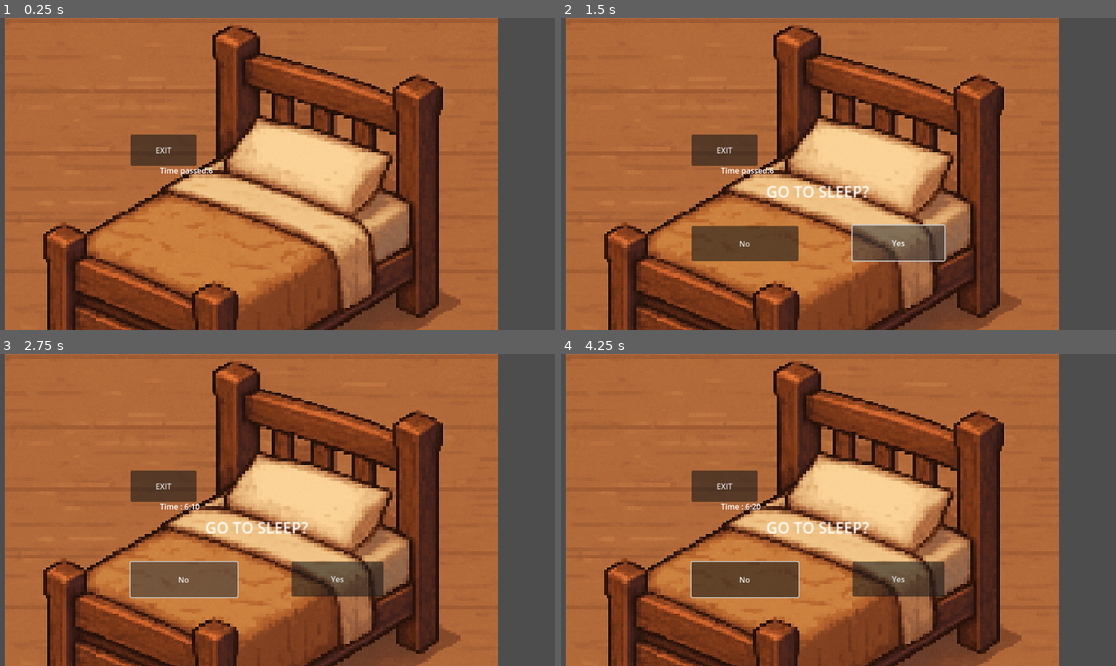
Above: before the commit, frames 1-4 (two rows, left to right).
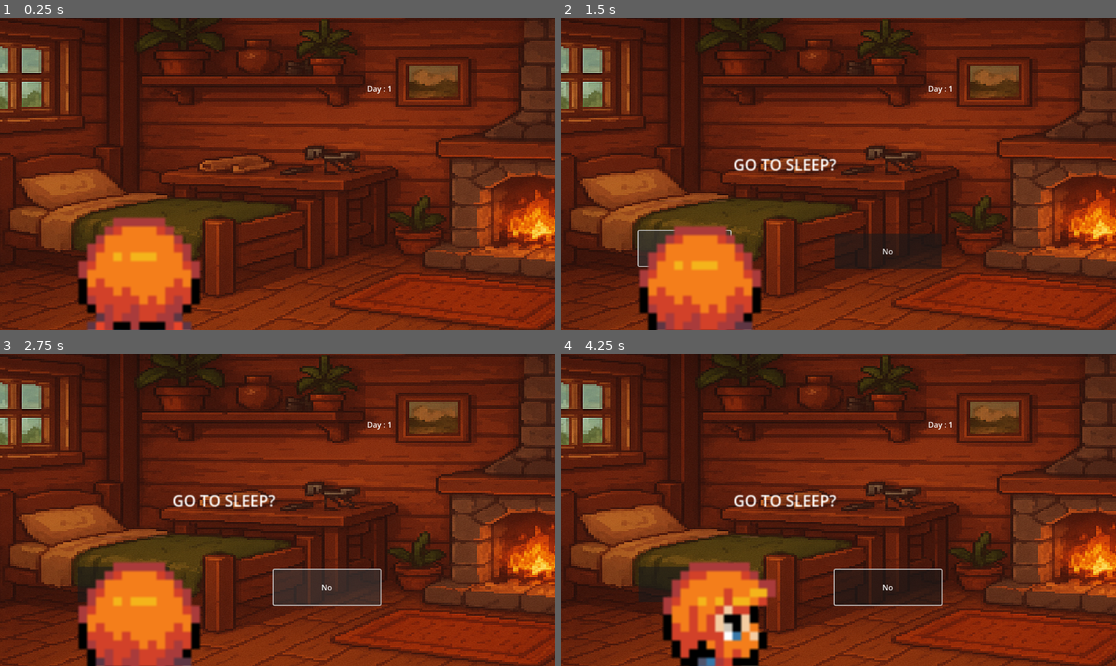
Above: after the commit, the same moments.

Repository: Anishax11/Farming-Sim
Game: Godot game, scene res://scenes/house_interior.tscn
Two runs of this game, one before a commit and one after it. Both use one fixed random seed, a clock stepped at 60 frames per second and the inputs below. This scene is started directly instead of the project's main scene.
Inputs (mouse positions are in pixels of both pictures, inside the frame that each line leads up to):
- Up to frame 1 (0.25 s): no input
- Up to frame 2 (1.5 s): drag from (805, 230) to (894, 105) at 0.52 s; click "Yes" at 1.25 s
- Up to frame 3 (2.75 s): click "No" at 2 s
- Up to frame 4 (4.25 s): drag from (727, 525) to (805, 566) at 2.77 s; move the mouse to (894, 441) at 3.52 s; hold D (Right) from 3.53 s (still down)

The runs differ from the first frame. In frame 1, 91% of the frame differs, in the area x 0-100%, y 0-100%; in frame 2, 91%; in frame 3, 91%; in frame 4, 91%.
Error in both runs: Invalid operands 'Nil' and 'int' in operator '<'. (res://scripts/house_time_manager.gd:27)

Commit message:
Added animations for house interior and tweaked animation size of player and inv

Diff:
--- a/scenes/house_interior.tscn
+++ b/scenes/house_interior.tscn
@@ -1,60 +1,32 @@
-[gd_scene load_steps=8 format=3 uid="uid://dba1gtffrvamm"]
+[gd_scene load_steps=10 format=3 uid="uid://dba1gtffrvamm"]
 
 [ext_resource type="Script" path="res://scripts/bed.gd" id="1_5hssx"]
-[ext_resource type="Texture2D" uid="uid://cl5xt4ed0bnlt" path="res://16x16/Sprites/ChatGPT Image Jun 29, 2025, 09_05_40 PM.png" id="1_55p5c"]
 [ext_resource type="Script" path="res://scripts/house_interior.gd" id="1_mmlya"]
 [ext_resource type="Script" path="res://scripts/sleep.gd" id="3_3w2cd"]
 [ext_resource type="Script" path="res://scripts/button.gd" id="3_or7t4"]
 [ext_resource type="Script" path="res://scripts/house_time_manager.gd" id="6_bhm71"]
+[ext_resource type="Texture2D" uid="uid://bpoqlswt8f5g0" path="res://16x16/Sprites/House_Interior.png" id="6_caa7o"]
+
+[sub_resource type="AtlasTexture" id="AtlasTexture_hxj16"]
+atlas = ExtResource("6_caa7o")
+region = Rect2(0, 0, 1024, 1024)
+
+[sub_resource type="SpriteFrames" id="SpriteFrames_2vlml"]
+animations = [{
+"frames": [{
+"duration": 1.0,
+"texture": SubResource("AtlasTexture_hxj16")
+}],
+"loop": true,
+"name": &"default",
+"speed": 5.0
+}]
 
 [sub_resource type="RectangleShape2D" id="RectangleShape2D_ij2w6"]
-size = Vector2(826, 851)
+size = Vector2(600, 249)
 
 [node name="house_interior" type="Node2D"]
 script = ExtResource("1_mmlya")
-
-[node name="bed" type="Area2D" parent="."]
-script = ExtResource("1_5hssx")
-
-[node name="TextureRect" type="TextureRect" parent="bed"]
-offset_right = 40.0
-offset_bottom = 40.0
-texture = ExtResource("1_55p5c")
-
-[node name="CollisionShape2D" type="CollisionShape2D" parent="bed"]
-position = Vector2(492, 491.5)
-shape = SubResource("RectangleShape2D_ij2w6")
-
-[node name="Label" type="Label" parent="bed"]
-offset_left = 230.0
-offset_top = 370.0
-offset_right = 524.0
-offset_bottom = 410.0
-scale = Vector2(2, 2)
-horizontal_alignment = 1
-vertical_alignment = 1
-uppercase = true
-
-[node name="Camera2D" type="Camera2D" parent="bed"]
-position = Vector2(566, 373)
-
-[node name="Sleep" type="Button" parent="bed"]
-visible = false
-offset_left = 595.0
-offset_top = 480.0
-offset_right = 786.0
-offset_bottom = 553.0
-text = "Yes"
-script = ExtResource("3_3w2cd")
-
-[node name="Don\'t_Sleep" type="Button" parent="bed"]
-visible = false
-offset_left = 261.0
-offset_top = 481.0
-offset_right = 483.0
-offset_bottom = 554.0
-text = "No
-"
 
 [node name="Button" type="Button" parent="."]
 offset_left = 261.0
@@ -73,6 +45,48 @@
 offset_right = 705.0
 offset_bottom = 426.0
 
+[node name="AnimatedSprite2D" type="AnimatedSprite2D" parent="."]
+scale = Vector2(1.5, 1)
+sprite_frames = SubResource("SpriteFrames_2vlml")
+
+[node name="Camera2D" type="Camera2D" parent="."]
+position = Vector2(37, 30)
+
+[node name="bed" type="Area2D" parent="."]
+script = ExtResource("1_5hssx")
+
+[node name="CollisionShape2D" type="CollisionShape2D" parent="bed"]
+position = Vector2(-239, 136.5)
+shape = SubResource("RectangleShape2D_ij2w6")
+
+[node name="Label" type="Label" parent="bed"]
+offset_left = -367.0
+offset_top = -29.0
+offset_right = -73.0
+offset_bottom = 11.0
+scale = Vector2(2, 2)
+horizontal_alignment = 1
+vertical_alignment = 1
+uppercase = true
+
+[node name="Sleep" type="Button" parent="bed"]
+visible = false
+offset_left = -378.0
+offset_top = 148.0
+offset_right = -187.0
+offset_bottom = 221.0
+text = "Yes"
+script = ExtResource("3_3w2cd")
+
+[node name="Don\'t_Sleep" type="Button" parent="bed"]
+visible = false
+offset_left = 29.0
+offset_top = 154.0
+offset_right = 251.0
+offset_bottom = 227.0
+text = "No
+"
+
+[connection signal="button_down" from="Button" to="bed" method="_on_button_button_down"]
 [connection signal="input_event" from="bed" to="bed" method="_on_input_event"]
 [connection signal="button_down" from="bed/Sleep" to="bed" method="_on_sleep_button_down"]
-[connection signal="button_down" from="Button" to="bed" method="_on_button_button_down"]
--- a/scripts/house_interior.gd
+++ b/scripts/house_interior.gd
@@ -13,8 +13,17 @@
 	inventory=INVENTORY.instantiate()
 	date_label=DATE_LABEL.instantiate()
 	farmer.add_child(inventory)
-	farmer.add_child(date_label)
+	add_child(date_label)
+	#farmer.add_child(date_label)
+	farmer.scale.x=15
+	farmer.scale.y=15
+	farmer.get_node("AnimatedSprite2D").play("backward")
+
+	inventory.scale = Vector2(2.0 / farmer.scale.x, 2.0 / farmer.scale.y)
 	inventory.visible=false
+	inventory.position=Vector2(5,-8)
+
+	farmer.position=Vector2(-250,400)
 	for i in range (3):
 		for j in range (5):
 			var string=Global.inventory_items[i][j]
Binary file added: 16x16/Sprites/House_Interior.png
Not shown, added: 16x16/Sprites/House_Interior.png.import
